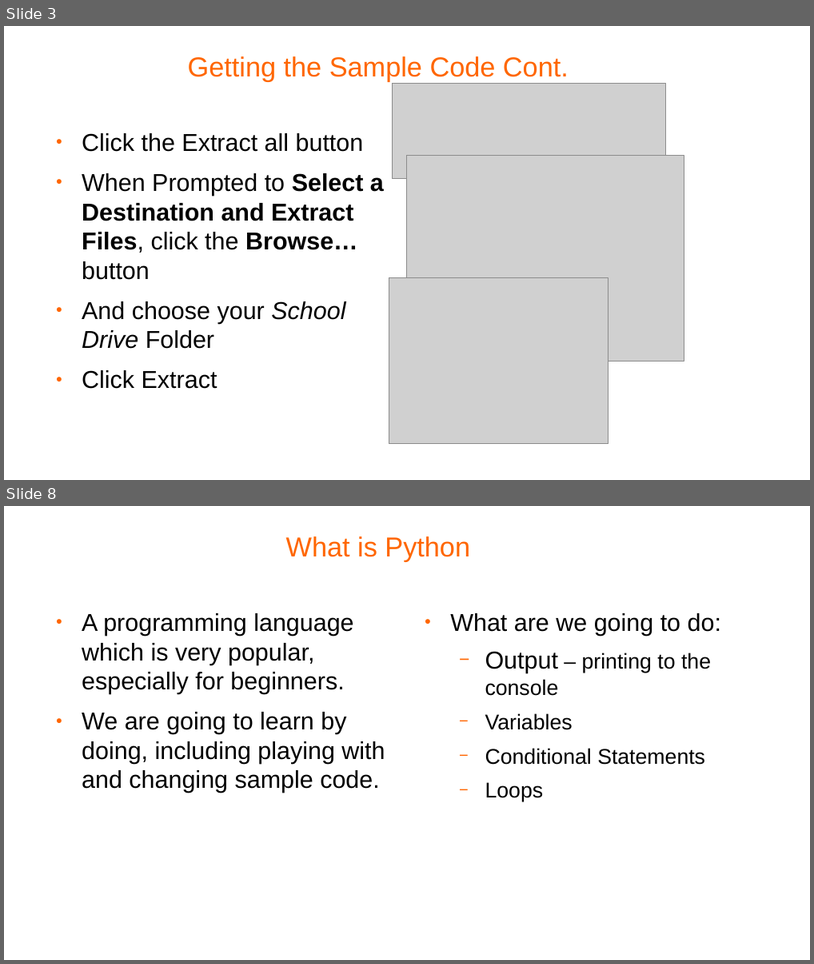
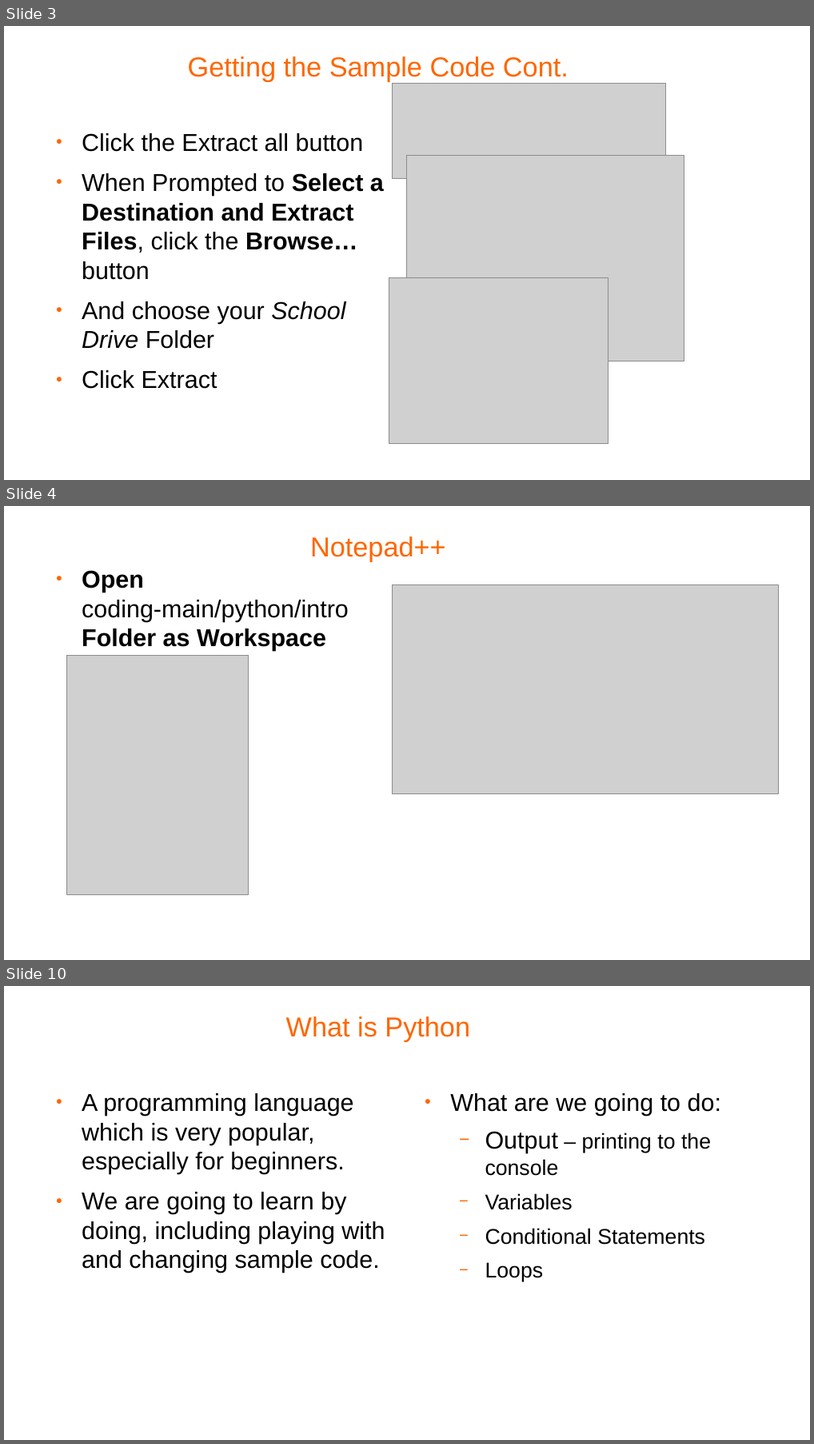
Before and after one commit to pellcorp/coding, a slide deck: docs/python coding.odp. Shown one above the other, each under a label of ours: slides 3 and 8 before the commit, slides 3, 4 and 10 after it; the slides between them are not shown. The pictures are 814x964 and 814x1444 pixels, drawn with LibreOffice and Linux fonts; fonts in the diff are those of the drawing; grey boxes stand for pictures; background and template pictures are left out. Boxes give left, top, right and bottom in pixels: in the first picture for what was removed or moved away, otherwise in the second. Text is boxed around its words. In the diff, an @@ line names an element or a change of style, - is before the commit and + after.

Commit message:
added notepad++ version

```diff
--- a/docs/python coding.odp
+++ b/docs/python coding.odp
@@ slide 4 added at (x1=4, y1=506, x2=810, y2=960), background #FFFFFF @@
@@ title added at (x1=310, y1=536, x2=446, y2=561), 27 pt, text #FF6600 @@
+Notepad++
@@ text added at (x1=82, y1=570, x2=349, y2=651), 24 pt, text #000000 @@
+● Open coding-main/python/intro Folder as Workspace
@@ picture added at (x1=393, y1=585, x2=779, y2=793) @@
@@ picture added at (x1=67, y1=656, x2=249, y2=895) @@
@@ what was slide 8 is now slide 10 @@
```
Also in this commit, not shown: 4 slides changed, 1 other slide added, 1 other file.
